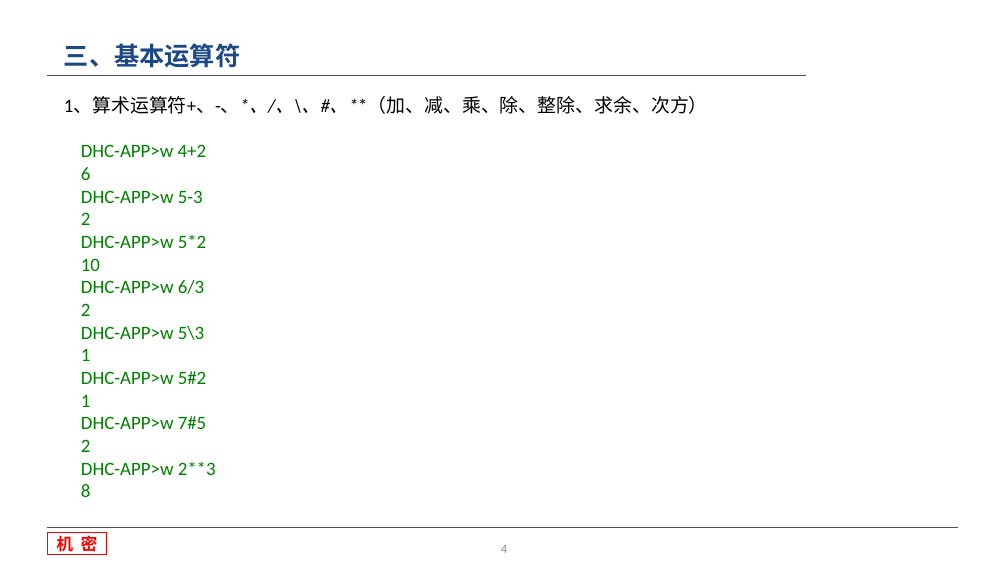
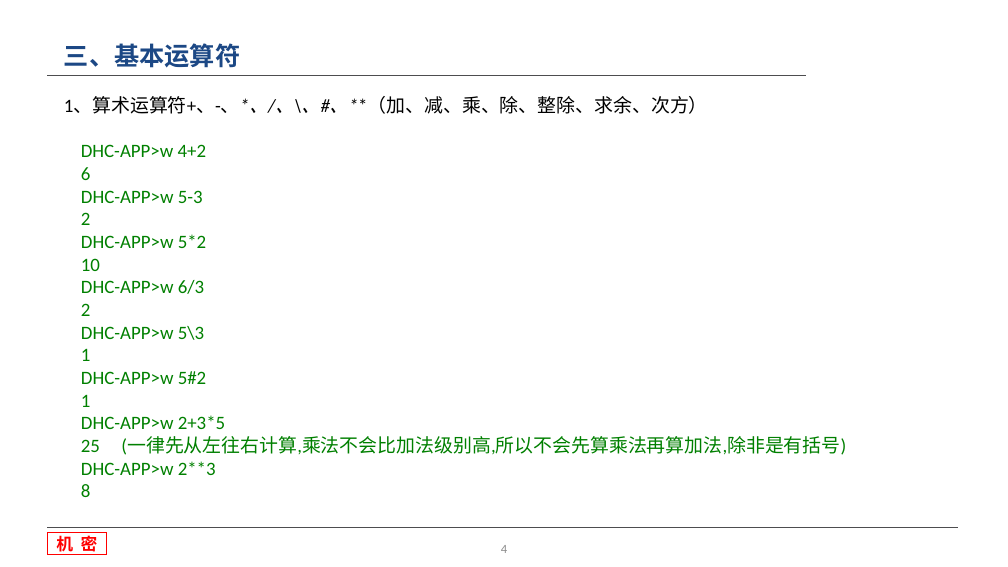
Before and after one commit to wang107014/WorkSpace, a slide deck: slide 4 of 收费-MD/文档/M语言基础知识.pptx. Drawn at 1008x567 pixels with LibreOffice and Linux fonts; fonts in the diff are those of the drawing; background and template pictures are left out. Boxes give left, top, right and bottom in pixels: in the first picture for what was removed or moved away, otherwise in the second. Text is boxed around its words. In the diff, an @@ line names an element or a change of style, - is before the commit and + after.

```diff
--- a/收费-MD/文档/M语言基础知识.pptx
+++ b/收费-MD/文档/M语言基础知识.pptx
@@ text at [64,96,846,497]: text changed @@
-1、算术运算符+、-、*、/、\、#、**（加、减、乘、除、整除、求余、次方）
-DHC-APP>w 4+2
-6
-DHC-APP>w 5-3
-2
-DHC-APP>w 5*2
-10
-DHC-APP>w 6/3
-2
-DHC-APP>w 5\3
-1
-DHC-APP>w 5#2
-1
-DHC-APP>w 7#5
-2
-DHC-APP>w 2**3
-8
+1、算术运算符+、-、*、/、\、#、**（加、减、乘、除、整除、求余、次方）
+DHC-APP>w 4+2
+6
+DHC-APP>w 5-3
+2
+DHC-APP>w 5*2
+10
+DHC-APP>w 6/3
+2
+DHC-APP>w 5\3
+1
+DHC-APP>w 5#2
+1
+DHC-APP>w 2+3*5
+25 (一律先从左往右计算,乘法不会比加法级别高,所以不会先算乘法再算加法,除非是有括号)
+DHC-APP>w 2**3
+8
```
Also in this commit, not shown: 31 other files.
